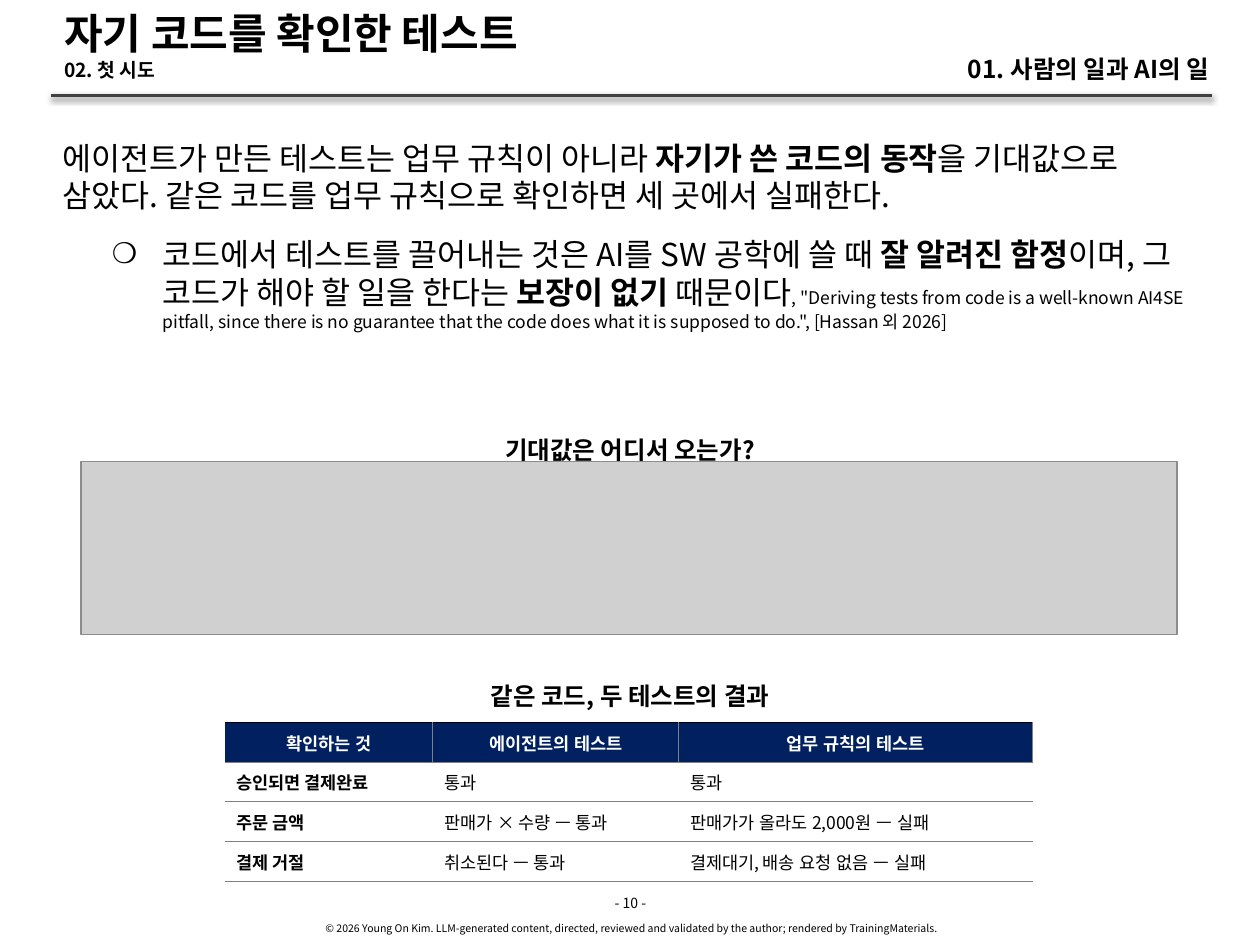
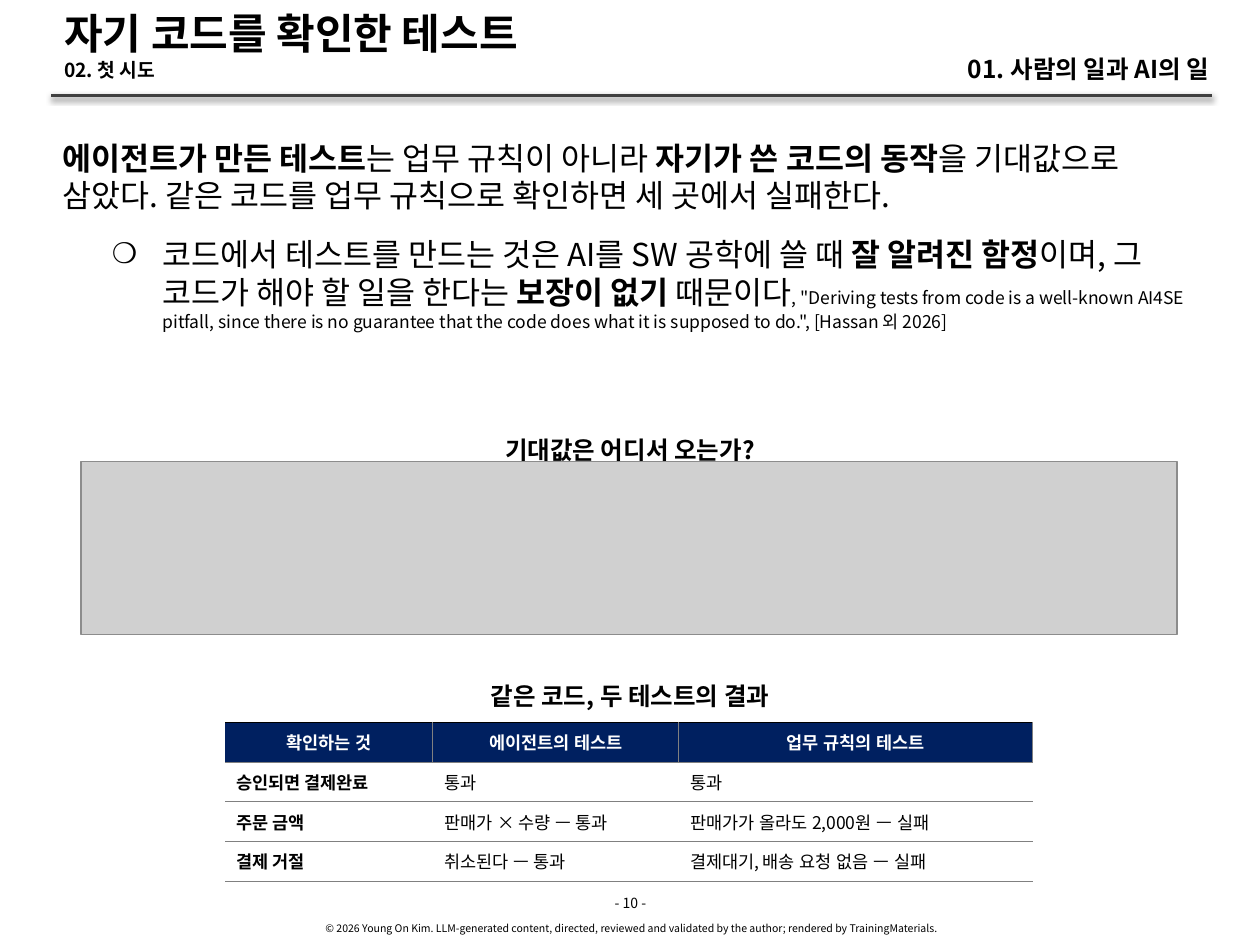
Before and after one commit to YoungSan77/TrainingMaterials, a slide deck: slide 10 of courses/ai-native/sessions/s01.pptx. Drawn at 1260x945 pixels with LibreOffice and Linux fonts; fonts in the diff are those of the drawing; grey boxes stand for pictures. Boxes give left, top, right and bottom in pixels: in the first picture for what was removed or moved away, otherwise in the second. Text is boxed around its words. In the diff, an @@ line names an element or a change of style, - is before the commit and + after.

```diff
--- a/courses/ai-native/sessions/s01.pptx
+++ b/courses/ai-native/sessions/s01.pptx
@@ text at bbox=[63, 143, 1119, 210]: bold on in "에이전트가 만든 테스트는" @@
@@ text at bbox=[163, 239, 1184, 333]: text changed @@
-    ❍ 코드에서 테스트를 끌어내는 것은 AI를 SW 공학에 쓸 때 잘 알려진 함정이며, 그 코드가 해야 할 일을 한다는 보장이 없기 때문이다, "Deriving tests from code is a well-known AI4SE pitfall, since there is no guarantee that the code does what it is supposed to do.", [Hassan 외 2026]
+    ❍ 코드에서 테스트를 만드는 것은 AI를 SW 공학에 쓸 때 잘 알려진 함정이며, 그 코드가 해야 할 일을 한다는 보장이 없기 때문이다, "Deriving tests from code is a well-known AI4SE pitfall, since there is no guarantee that the code does what it is supposed to do.", [Hassan 외 2026]
```
Also in this commit, not shown: 19 other slides changed, 31 other files.
